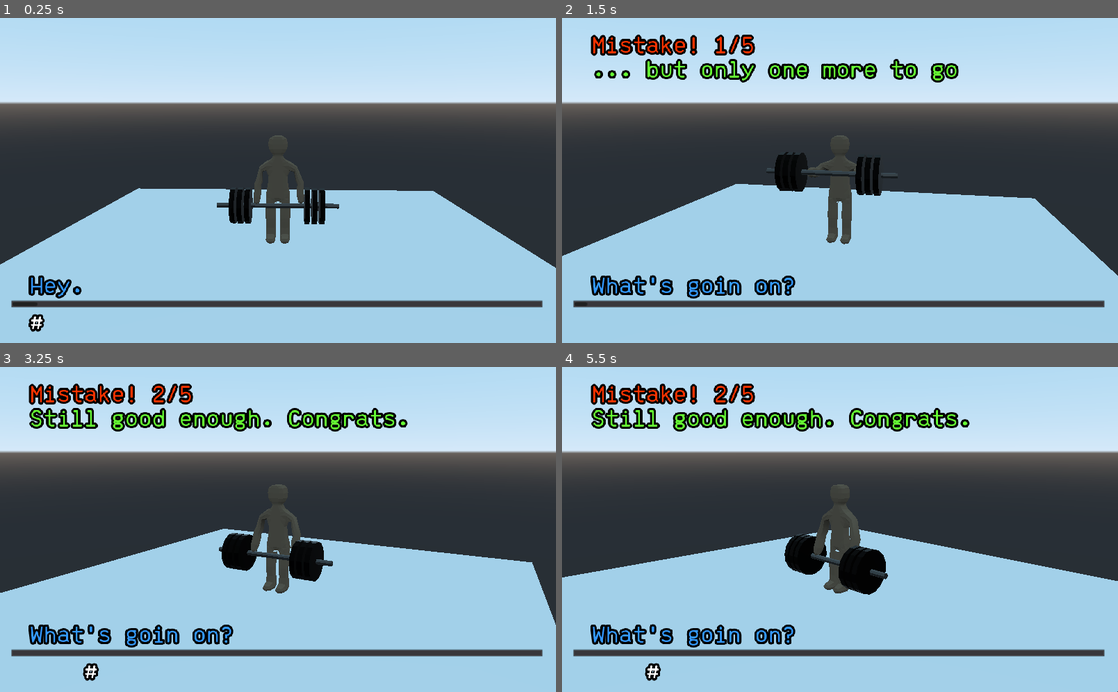
Above: before the commit, frames 1-4 (two rows, left to right).
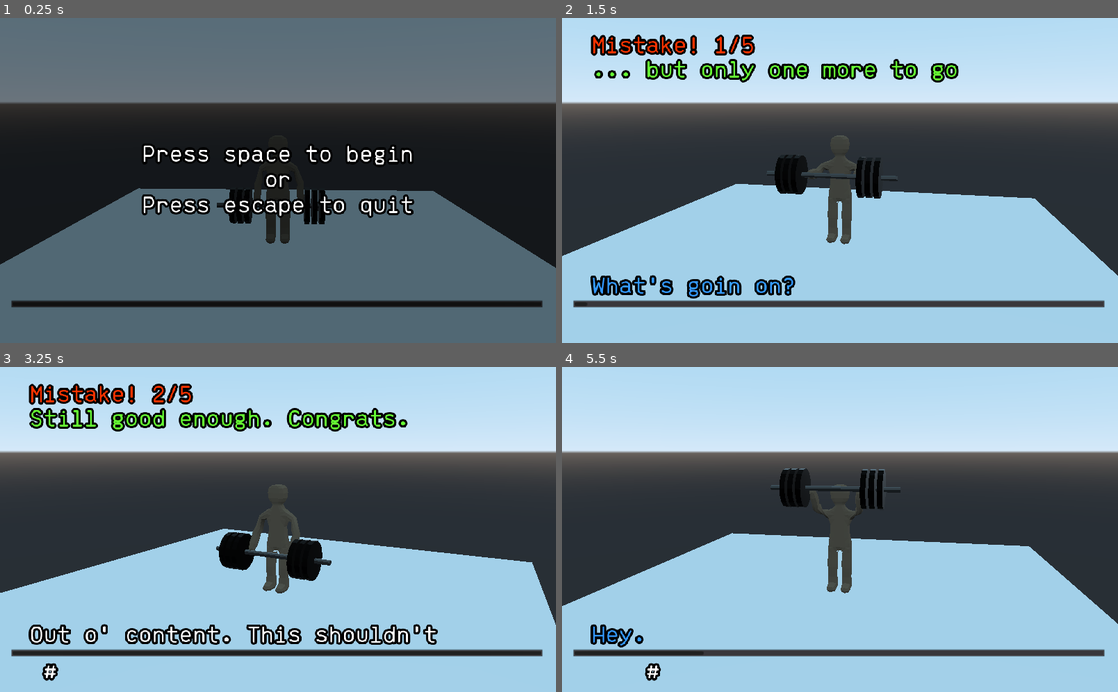
Above: after the commit, the same moments.

Repository: organicpencil/muscle-typer
Game: Godot game, scene res://start.tscn
Two runs of this game, one before a commit and one after it. Both use one fixed random seed, a clock stepped at 60 frames per second and the inputs below.
Inputs:
- Up to frame 1 (0.25 s): no input
- Up to frame 2 (1.5 s): tap Space at 0.5, 0.6, 0.77, 1.07 s; tap Enter at 1.35 s
- Up to frame 3 (3.25 s): tap Space at 1.52, 1.55, 1.82, 2.1, 3.02, 3.05 s; tap Enter at 2.85 s
- Up to frame 4 (5.5 s): tap Space at 3.32, 3.6, 3.77, 4.07, 4.25, 4.52, 4.55, 4.82, 5.1 s; tap Escape at 4.15 s; tap Enter at 4.35 s

The runs differ from the first frame. In frame 1, 99% of the frame differs, in the area x 0-100%, y 0-100%; in frame 2, 0.4%; in frame 3, 4.1%; in frame 4, 12%.

Commit message:
Basic main menu with escape button

Diff:
--- /dev/null
+++ b/project/global.gd
@@ -0,0 +1,6 @@
+extends Node
+
+signal start
+
+func _ready():
+	pass
--- a/project/gym/Gym.tscn
+++ b/project/gym/Gym.tscn
@@ -1,8 +1,9 @@
-[gd_scene load_steps=5 format=2]
+[gd_scene load_steps=6 format=2]
 
 [ext_resource path="res://typer/typer.tscn" type="PackedScene" id=1]
-[ext_resource path="res://player/player.tscn" type="PackedScene" id=2]
-[ext_resource path="res://gym/Rotate.gd" type="Script" id=3]
+[ext_resource path="res://menu/menu.tscn" type="PackedScene" id=2]
+[ext_resource path="res://player/player.tscn" type="PackedScene" id=3]
+[ext_resource path="res://gym/Rotate.gd" type="Script" id=4]
 
 [sub_resource type="PlaneMesh" id=1]
 size = Vector2( 20, 20 )
@@ -11,15 +12,17 @@
 
 [node name="Typer" parent="." instance=ExtResource( 1 )]
 
+[node name="Menu" parent="." instance=ExtResource( 2 )]
+
 [node name="MeshInstance" type="MeshInstance" parent="."]
 mesh = SubResource( 1 )
 material/0 = null
 
-[node name="Player" parent="." instance=ExtResource( 2 )]
+[node name="Player" parent="." instance=ExtResource( 3 )]
 
 [node name="Position3D" type="Position3D" parent="."]
 transform = Transform( -1, 0, -8.74228e-08, 0, 1, 0, 8.74228e-08, 0, -1, 0, 0, 0 )
-script = ExtResource( 3 )
+script = ExtResource( 4 )
 
 [node name="Camera" type="Camera" parent="Position3D"]
 transform = Transform( 1, 0, 0, 0, 0.981023, 0.193892, 0, -0.193892, 0.981023, 0, 5.77, 16 )
--- /dev/null
+++ b/project/menu/menu.gd
@@ -0,0 +1,29 @@
+extends Control
+
+var transitioning = false
+
+func _ready():
+	Global.connect("start", self, "_on_start")
+	$AnimationPlayer.play("fade")
+
+func _on_animation_finished(anim):
+	pass
+
+func _input(event):
+	if transitioning:
+		return
+
+	if event is InputEventKey and event.is_pressed():
+		if event.scancode == KEY_SPACE:
+			yield(get_tree(), "idle_frame")
+			Global.emit_signal("start")
+
+		if event.scancode == KEY_ESCAPE:
+			if visible:
+				get_tree().quit()
+			else:
+				yield(get_tree(), "idle_frame")
+				get_tree().change_scene("res://gym/Gym.tscn")
+
+func _on_start():
+	hide()
--- /dev/null
+++ b/project/menu/menu.tscn
@@ -0,0 +1,48 @@
+[gd_scene load_steps=4 format=2]
+
+[ext_resource path="res://menu/menu.gd" type="Script" id=1]
+[ext_resource path="res://typer/font.tres" type="DynamicFont" id=2]
+
+[sub_resource type="Animation" id=1]
+resource_name = "fade"
+length = 0.5
+tracks/0/type = "value"
+tracks/0/path = NodePath("ColorRect:color")
+tracks/0/interp = 1
+tracks/0/loop_wrap = true
+tracks/0/imported = false
+tracks/0/enabled = true
+tracks/0/keys = {
+"times": PoolRealArray( 0, 0.5 ),
+"transitions": PoolRealArray( 1, 1 ),
+"update": 0,
+"values": [ Color( 0, 0, 0, 1 ), Color( 0, 0, 0, 0 ) ]
+}
+
+[node name="Menu" type="Control"]
+anchor_right = 1.0
+anchor_bottom = 1.0
+script = ExtResource( 1 )
+
+[node name="ColorRect" type="ColorRect" parent="."]
+anchor_right = 1.0
+anchor_bottom = 1.0
+color = Color( 0, 0, 0, 1 )
+
+[node name="Label" type="Label" parent="."]
+anchor_left = 0.5
+anchor_top = 0.5
+anchor_right = 0.5
+anchor_bottom = 0.5
+margin_left = -250.0
+margin_top = -69.0
+margin_right = 250.0
+margin_bottom = 69.0
+custom_fonts/font = ExtResource( 2 )
+text = "Press space to begin
+or
+Press escape to quit"
+align = 1
+
+[node name="AnimationPlayer" type="AnimationPlayer" parent="."]
+anims/fade = SubResource( 1 )
--- a/project/project.godot
+++ b/project/project.godot
@@ -19,6 +19,10 @@
 run/main_scene="res://start.tscn"
 config/icon="res://icon.png"
 
+[autoload]
+
+Global="*res://global.gd"
+
 [rendering]
 
 quality/driver/driver_name="GLES2"
--- a/project/typer/typer.gd
+++ b/project/typer/typer.gd
@@ -7,8 +7,8 @@
 export(NodePath) var timer
 export(NodePath) var timer_progress
 
-enum {STATE_PLAYING, STATE_WIN, STATE_LOSE}
-var game_state = STATE_PLAYING
+enum {STATE_PLAYING, STATE_WIN, STATE_LOSE, STATE_PREGAME}
+var game_state = STATE_PREGAME
 
 var messages_processed = 0
 var total_messages # Int set by _retrieve_json
@@ -36,8 +36,6 @@
 	timer = get_node(timer)
 	timer_progress = get_node(timer_progress)
 
-	input_label.bbcode_text = " [color=#ffffff]#[/color]"
-
 	line_edit.connect("text_changed", self, "_on_text_changed")
 	line_edit.connect("text_entered", self, "_on_text_entered")
 	line_edit.grab_focus()
@@ -45,7 +43,14 @@
 	timer.connect("timeout", self, "_on_timeout")
 
 	_retrieve_json()
-	next_message()
+
+	Global.connect("start", self, "_on_start")
+
+func _on_start():
+	if game_state != STATE_PLAYING:
+		game_state = STATE_PLAYING
+		input_label.bbcode_text = " [color=#ffffff]#[/color]"
+		next_message()
 
 func _retrieve_json():
 	# Check if there is a typer file
@@ -75,6 +80,7 @@
 
 func _on_text_changed(input_text):
 	if game_state != STATE_PLAYING:
+		line_edit.text = ""
 		return
 
 	var bbcode = " "
